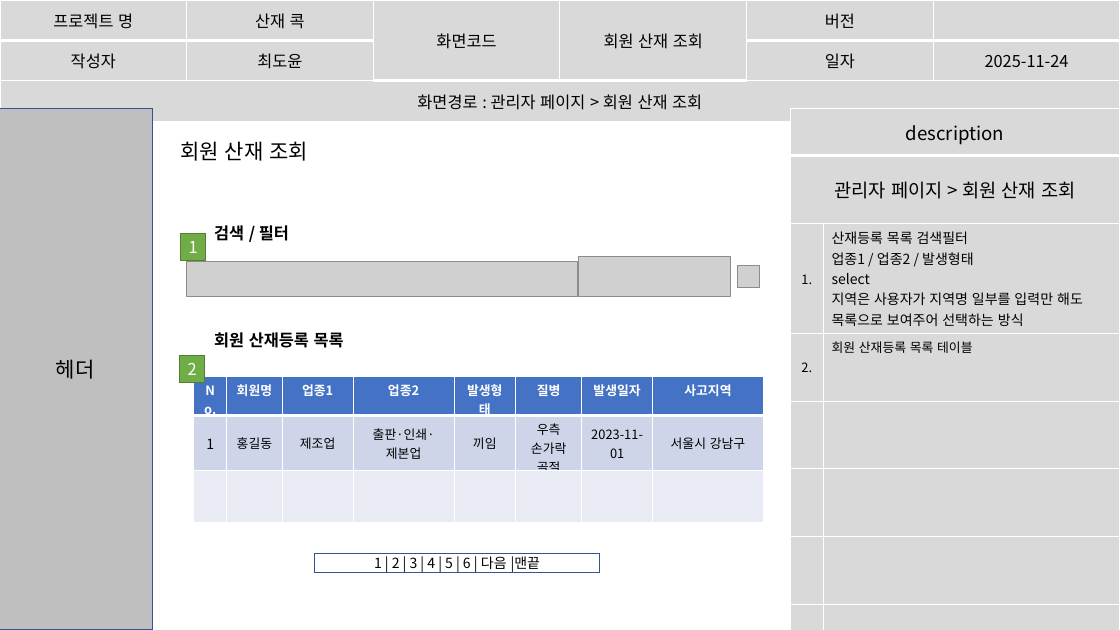
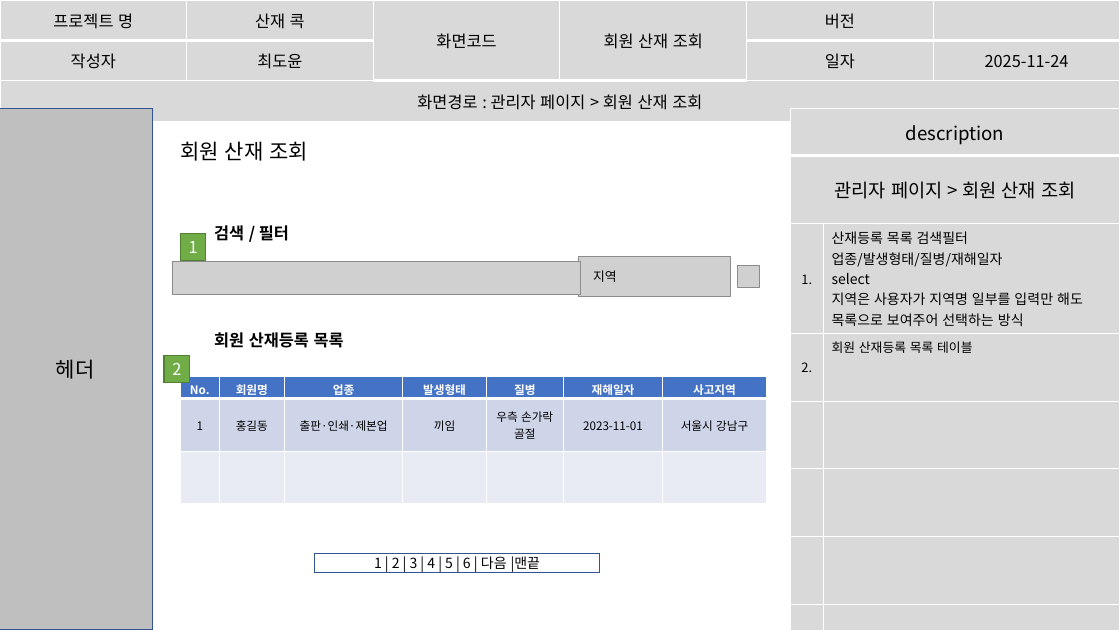
Before and after one commit to imyongchan/source, a slide deck: slide 56 of 최종 기획/스토리보드1201.pptx. Drawn at 1120x630 pixels with LibreOffice and Linux fonts; fonts in the diff are those of the drawing; grey boxes stand for pictures. Boxes give left, top, right and bottom in pixels: in the first picture for what was removed or moved away, otherwise in the second. Text is boxed around its words. In the diff, an @@ line names an element or a change of style, - is before the commit and + after.

```diff
--- a/최종 기획/스토리보드1201.pptx
+++ b/최종 기획/스토리보드1201.pptx
@@ table at (x1=791, y1=108, x2=1120, y2=630) @@
-row 3, column 2: 산재등록 목록 검색필터 / 업종1 / 업종2 / 발생형태 / select / 지역은 사용자가 지역명 일부를 입력만 해도 목록으로 보여주어 선택하는 방식
+row 3, column 2: 산재등록 목록 검색필터 / 업종/발생형태/질병/재해일자 / select / 지역은 사용자가 지역명 일부를 입력만 해도 목록으로 보여주어 선택하는 방식
@@ picture resized from (x1=187, y1=261, x2=577, y2=297) to (x1=172, y1=261, x2=581, y2=294) @@
@@ text added at (x1=593, y1=270, x2=617, y2=282), 11 pt, text #000000 @@
+지역
@@ rectangle "2" moved from (x1=179, y1=355, x2=204, y2=382) to (x1=164, y1=355, x2=189, y2=382) @@
@@ table at (x1=181, y1=376, x2=767, y2=504) @@
-column 3: 업종1 | 제조업 | 
-column 4: 업종2 | 출판·인쇄·제본업 | 
+column 3: 업종 | 출판·인쇄·제본업 | 
-column 6, row 1: 발생일자
+column 6, row 1: 재해일자
@@ table resized from (x1=194, y1=376, x2=763, y2=523) to (x1=181, y1=376, x2=767, y2=504) @@
```
Also in this commit, not shown: 13 other slides changed, 1 slide added, 1 slide removed.
